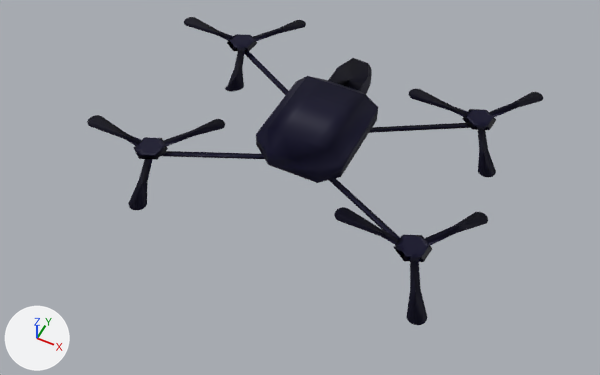
The Blender file proj_files/models/drone.blend, before and after one commit.
Before and after are seen from a 50 mm lens placed at (3.11, -6.68, 7.21), pointed at (0.1, -0.65, -0.32). Arrows for +X, +Y and +Z are at lower left; the lights stay in place. The older version comes first.

The scene before the commit, as lines of its bpy script (objects in view):
```python
me_mesh = bpy.data.meshes.new('Mesh')
me_mesh.from_pydata(...)  # 351 vertices, 323 faces; spans x -172.0..180.0, y -17.0..40.0, z -125.0..123.0
me_mesh.materials.append(mat_frontcolor)  # black #030027
me_mesh_001 = bpy.data.meshes.new('Mesh.001')
me_mesh_001.from_pydata(...)  # 177 vertices, 146 faces; spans x -85.0..87.0, y -2.0..6.0, z -55.0..100.0
me_mesh_001.materials.append(mat_frontcolor)  # black #030027
me_mesh_002 = bpy.data.meshes.new('Mesh.002')
me_mesh_002.from_pydata(...)  # 177 vertices, 143 faces; spans x -85.0..87.0, y -2.0..6.0, z -55.0..97.0
me_mesh_002.materials.append(mat_frontcolor)  # black #030027
ob_helice1 = bpy.data.objects.new('helice1', me_mesh_001)
ob_helice1.parent = ob_model
ob_helice1.location = (-167.2, 2.349, -108.0)
ob_helice1.rotation_mode = 'YXZ'
ob_helice1.rotation_euler = (0.0, 0.418, 0.0)  # degrees (0, 24, 0)
ob_helice2 = bpy.data.objects.new('helice2', me_mesh_002)
ob_helice2.parent = ob_model
ob_helice2.location = (-167.0, 2.334, 117.8)
ob_helice2.rotation_mode = 'YXZ'
ob_helice2.rotation_euler = (0.0, 0.418, 0.0)  # degrees (0, 24, 0)
ob_mesh1 = bpy.data.objects.new('Mesh1', me_mesh)
ob_mesh1.parent = ob_model
ob_mesh1.location = (0.0, 0.0, 0.0)
ob_mesh1.rotation_mode = 'YXZ'
# also in view: 'helice3' at (1.55, 1.05, 0.04); 'helice4' at (1.55, -1.21, 0.04)
```
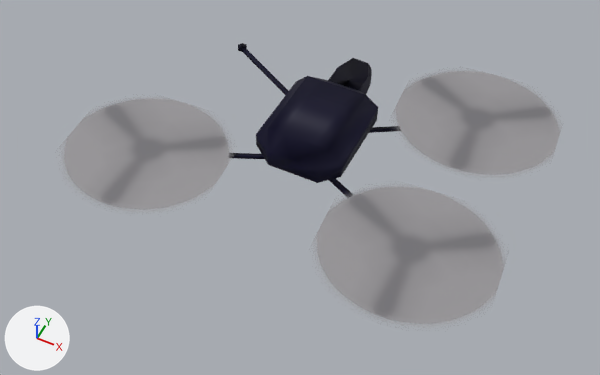
Boxes [x1, y1, x2, y2] around the edits, measured in the pictures (600 x 375 px):
```json
{"object": "blur4", "change": "added", "after": [315, 186, 506, 325]}
{"object": "blur2", "change": "added", "after": [63, 98, 230, 210]}
{"object": "blur3", "change": "added", "after": [394, 71, 561, 175]}
{"object": "helice1", "change": "rescaled", "before": [184, 17, 306, 92], "on screen": "not visible afterwards"}
```

Scene script edits in JSON lines:
```json
{"op": "add", "block": "img_fans_spin_fast_png", "code": ["img_fans_spin_fast_png = load_image('fans_spin_fast.png', 'fans_spin_fast.png', 128, 128, 'sRGB')"]}
{"op": "add", "block": "mat_blurred_fan", "code": ["mat_blurred_fan = principled_material('Blurred_fan')", "mat_blurred_fan.texture = img_fans_spin_fast_png  # with its transparency"]}
{"op": "add", "block": "me_plane_003", "code": ["me_plane_003 = bpy.data.meshes.new('Plane.003')", "me_plane_003.from_pydata(...)  # 4 vertices, 1 face; spans x -1.0..1.0, y -1.0..1.0, z 0.0", "me_plane_003.materials.append(mat_blurred_fan)  # picture img_fans_spin_fast_png"]}
{"op": "set", "path": "ob_helice1.scale", "old": "(1.0, 1.0, 1.0)", "new": "(0.0, 0.0, 0.0)"}
{"op": "add", "block": "ob_blur2", "code": ["ob_blur2 = bpy.data.objects.new('blur2', me_plane_003)", "ob_blur2.parent = ob_model", "ob_blur2.matrix_parent_inverse = Matrix(((100.0, 0.0, 0.0, 0.0), (0.0, 0.0, 100.0, 0.0), (0.0, -100.0, 0.0, 0.0), (0.0, 0.0, 0.0, 1.0)))", "ob_blur2.location = (-1.64, -1.269, 0.0867)", "ob_blur2.rotation_euler = (0.0, 0.0, 0.0696)  # degrees (0, 0, 4)"]}
{"op": "add", "block": "ob_blur4", "code": ["ob_blur4 = bpy.data.objects.new('blur4', me_plane_003.copy())", "ob_blur4.parent = ob_model", "ob_blur4.matrix_parent_inverse = Matrix(((100.0, 0.0, 0.0, 0.0), (0.0, 0.0, 100.0, 0.0), (0.0, -100.0, 0.0, 0.0), (0.0, 0.0, 0.0, 1.0)))", "ob_blur4.location = (1.713, -1.269, 0.0867)", "ob_blur4.rotation_euler = (0.0, 0.0, 0.0696)  # degrees (0, 0, 4)"]}
{"op": "add", "block": "ob_blur3", "code": ["ob_blur3 = bpy.data.objects.new('blur3', me_plane_003.copy())", "ob_blur3.parent = ob_model", "ob_blur3.matrix_parent_inverse = Matrix(((100.0, 0.0, 0.0, 0.0), (0.0, 0.0, 100.0, 0.0), (0.0, -100.0, 0.0, 0.0), (0.0, 0.0, 0.0, 1.0)))", "ob_blur3.location = (1.713, 0.999, 0.0867)", "ob_blur3.rotation_euler = (0.0, 0.0, 0.0696)  # degrees (0, 0, 4)"]}
```
